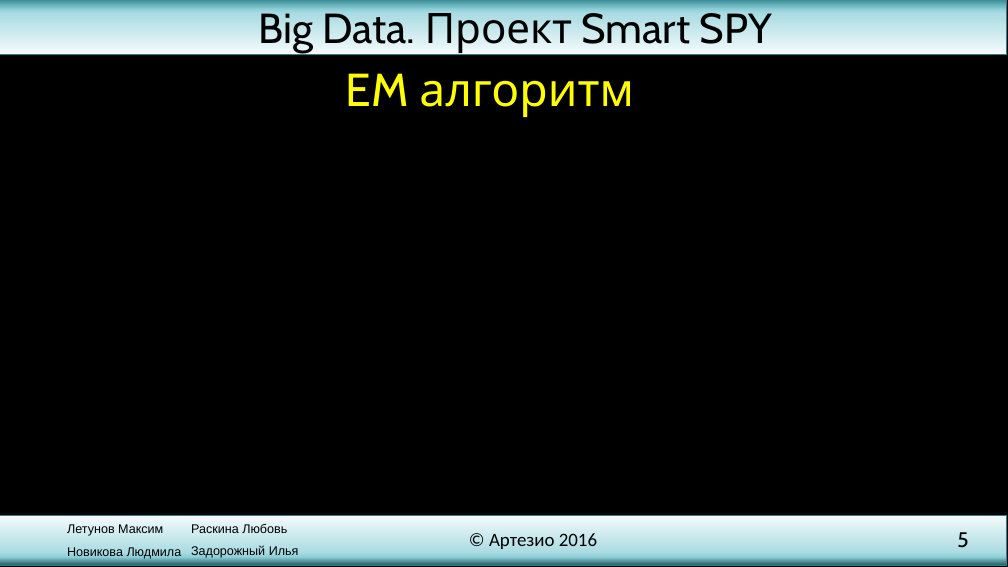
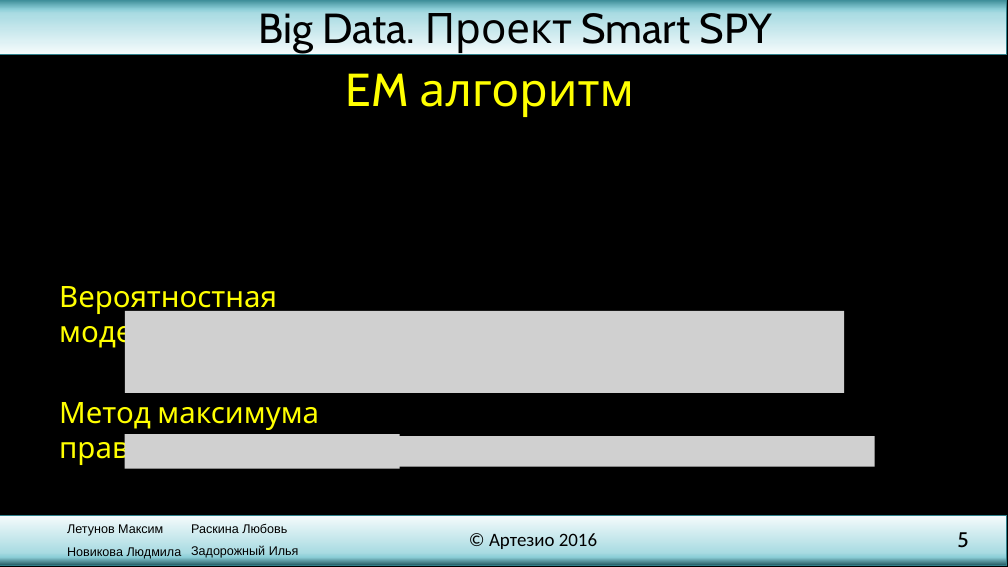
Before and after one commit to SmallDev/TestSmart, a slide deck: slide 5 of presentation.pptx. Drawn at 1008x567 pixels with LibreOffice and Linux fonts; fonts in the diff are those of the drawing; grey boxes stand for pictures; background and template pictures are left out. Boxes give left, top, right and bottom in pixels: in the first picture for what was removed or moved away, otherwise in the second. Text is boxed around its words. In the diff, an @@ line names an element or a change of style, - is before the commit and + after.

```diff
--- a/presentation.pptx
+++ b/presentation.pptx
@@ text added at bbox=[59, 286, 277, 350], 28 pt, text #FFFF00 @@
+Вероятностная модель:
@@ picture added at bbox=[125, 311, 845, 392] @@
@@ text added at bbox=[59, 402, 319, 466], 28 pt, text #FFFF00 @@
+Метод максимума правдоподобия:
@@ picture added at bbox=[125, 434, 400, 468] @@
@@ picture added at bbox=[381, 436, 875, 467] @@
```
Also in this commit, not shown: 3 other slides changed, 3 slides added.
